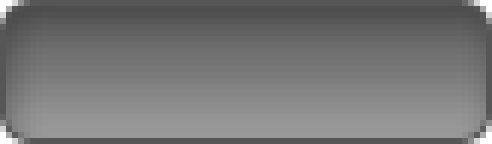
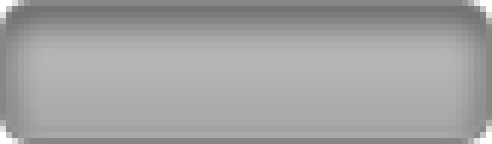
Revision of a layered 492x144 image; what changed, layer by layer:
added group "Group 1" with 2 layers above "Background" over [6, 6, 486, 138]
added layer "Color Fill 1" (darken, 22%) in group "Group 1" over [6, 6, 486, 138]
moved "Shape 1" into group "Group 1", painted on it over [6, 6, 486, 138]
